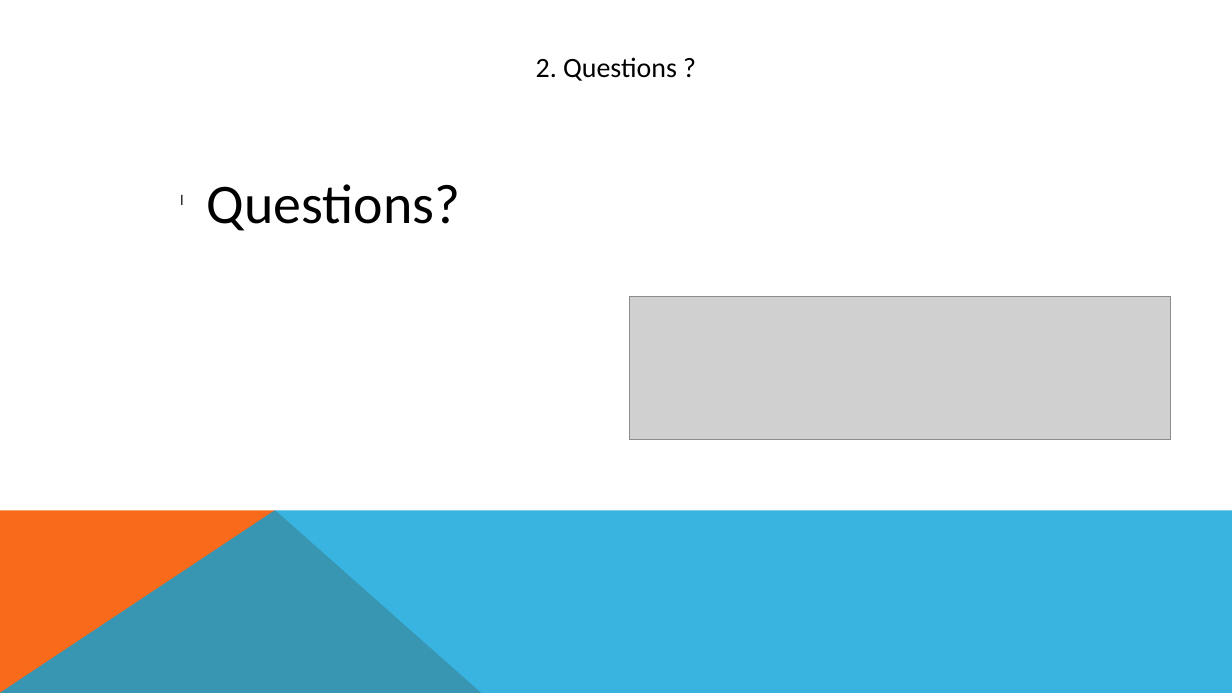
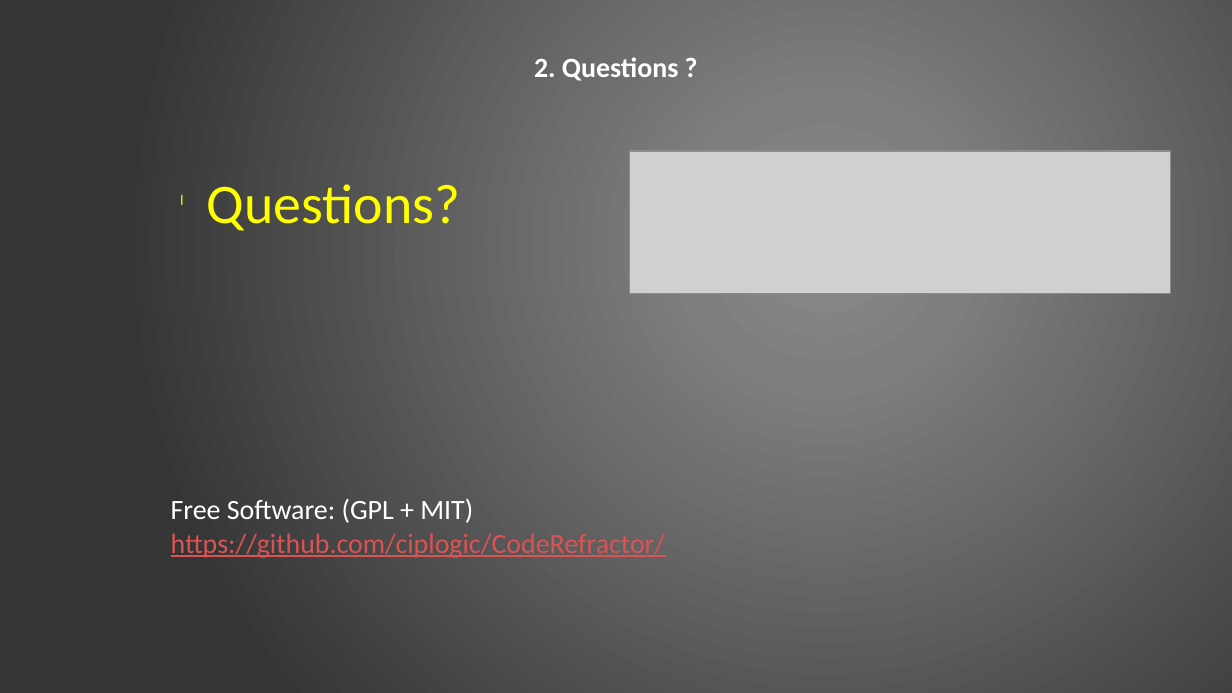
Before and after one commit to ciplogic/CodeRefractor, a slide deck: slide 13 of Documentation/Slides_final.pptx. Drawn at 1232x693 pixels with LibreOffice and Linux fonts; fonts in the diff are those of the drawing; grey boxes stand for pictures. Boxes give left, top, right and bottom in pixels: in the first picture for what was removed or moved away, otherwise in the second. Text is boxed around its words. In the diff, an @@ line names an element or a change of style, - is before the commit and + after.

```diff
--- a/Documentation/Slides_final.pptx
+++ b/Documentation/Slides_final.pptx
@@ background #FFFFFF to gradient #8C8C8C to #7F7F7F to #353535 @@
@@ text "2. Questions ?" at [534,57,678,81]: text colour #000000 to #FFFFFF, bold on @@
@@ text "Questions?" at [207,184,461,231]: text colour #000000 to #FFFF00 @@
@@ picture: place and size @@
-picture at [629,296,1171,439]
+picture at [629,151,1171,294]
@@ text added at [171,499,666,558], 18 pt, text #DB5353, underline @@
+Free Software: (GPL + MIT)
+https://github.com/ciplogic/CodeRefractor/
@@ freeform shape removed at [0,511,482,693] @@
@@ freeform shape removed at [0,511,1232,693] @@
```
Also in this commit, not shown: 13 other slides changed, 1 other file.
